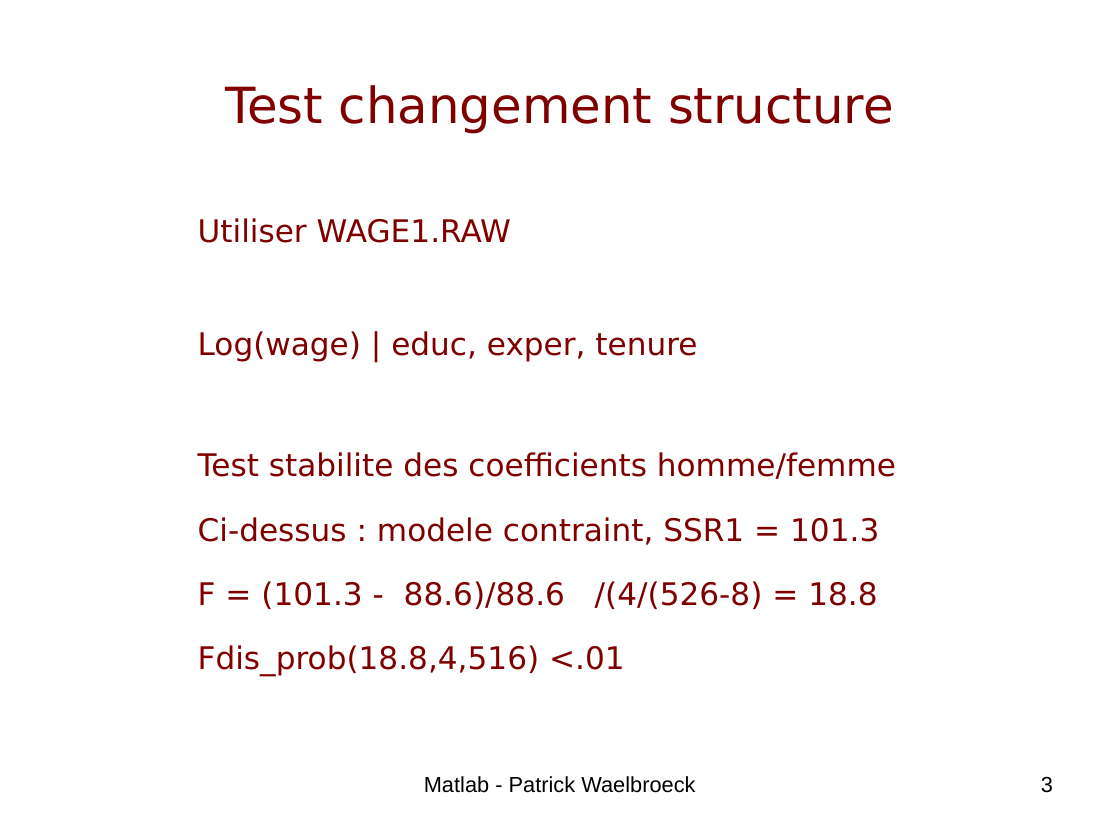
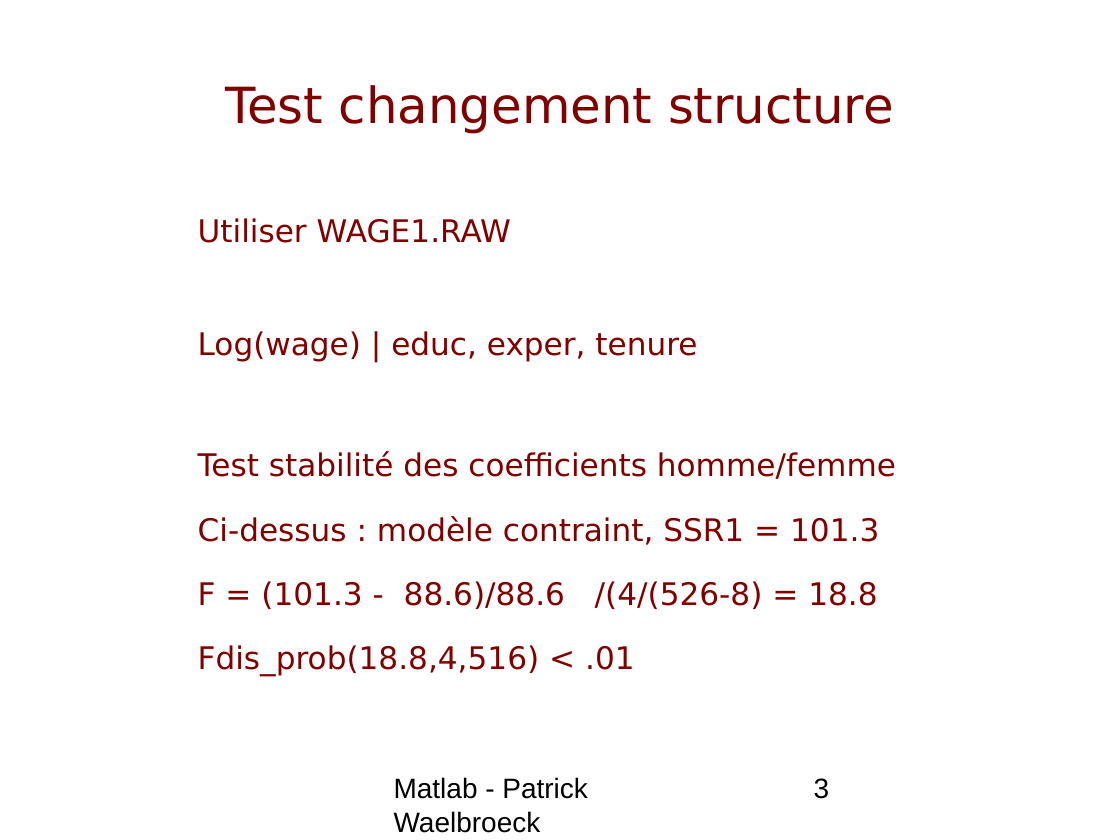
Before and after one commit to aroville/mastere-bgd, a slide deck: slide 3 of econometry/cours/Matlab4.ppt. Drawn at 1120x840 pixels with LibreOffice and Linux fonts; fonts in the diff are those of the drawing; background and template pictures are left out. Boxes give left, top, right and bottom in pixels: in the first picture for what was removed or moved away, otherwise in the second. Text is boxed around its words. In the diff, an @@ line names an element or a change of style, - is before the commit and + after.

```diff
--- a/econometry/cours/Matlab4.ppt
+++ b/econometry/cours/Matlab4.ppt
@@ text at [198, 451, 896, 545]: text changed @@
-Test stabilite des coefficients homme/femme
-Ci-dessus : modele contraint, SSR1 = 101.3
+Test stabilité des coefficients homme/femme
+Ci-dessus : modèle contraint, SSR1 = 101.3
@@ text at [198, 645, 635, 676]: spaces changed @@
-Fdis_prob(18.8,4,516) <.01
+Fdis_prob(18.8,4,516) < .01
@@ text "Matlab - Patrick Waelbroeck" at [394, 777, 588, 833]: size 14 to 18 pt; alignment centre to left @@
@@ page number at [814, 778, 830, 799]: size 14 to 18 pt; alignment right to left @@
```
Also in this commit, not shown: 22 other slides changed, 8 other files.
